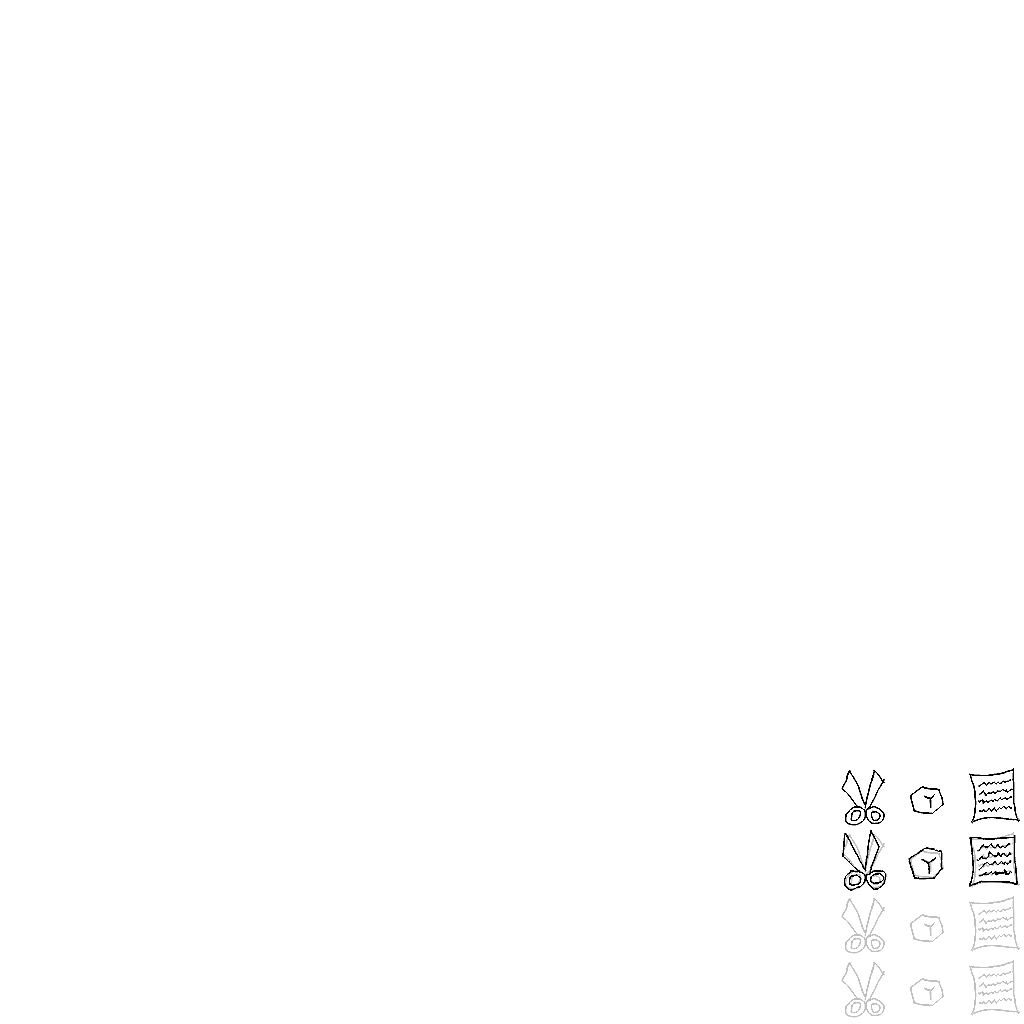
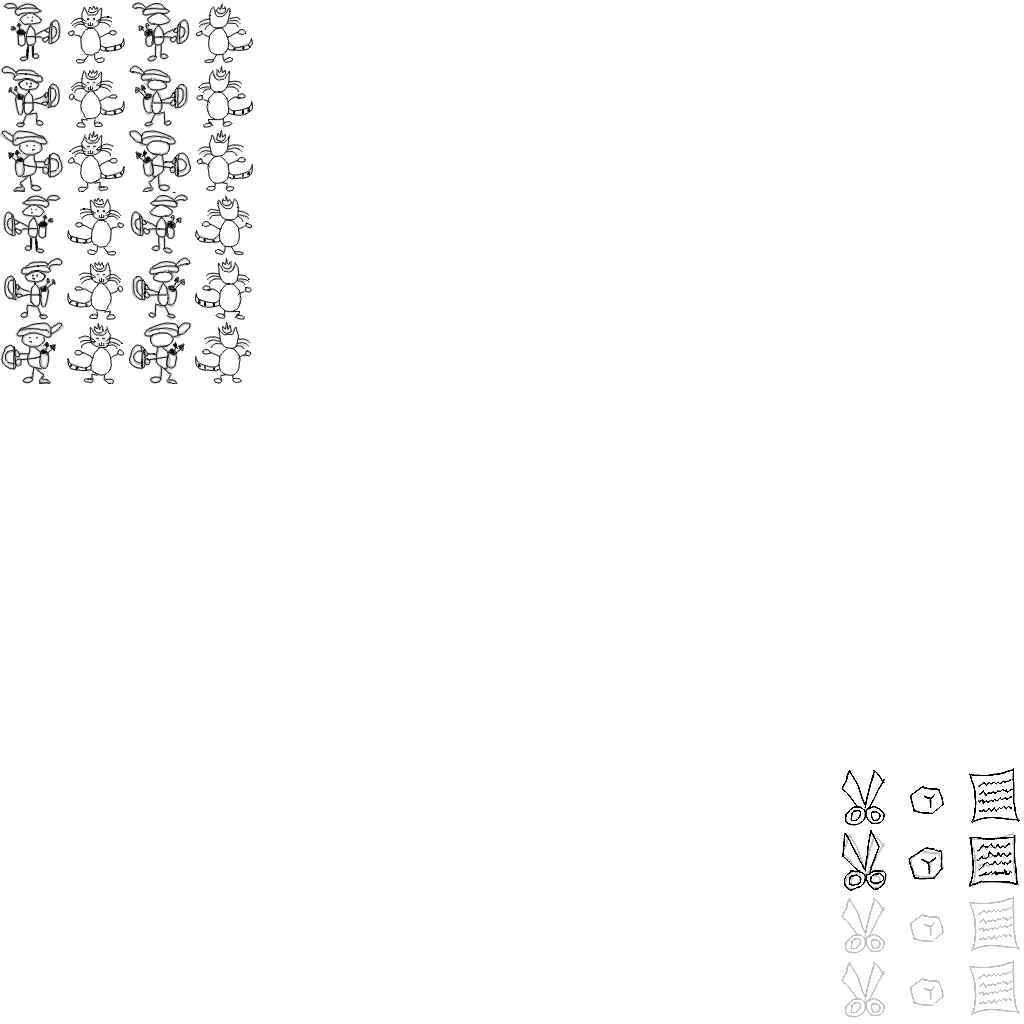
Two versions of the same layered image (w=1024, h=1024). Layer-by-layer changes:
painted on "Draw_Layer" over bbox(1, 2, 253, 384)
painted on "Trace_Layer_DrawLocked" over bbox(0, 2, 253, 384)
